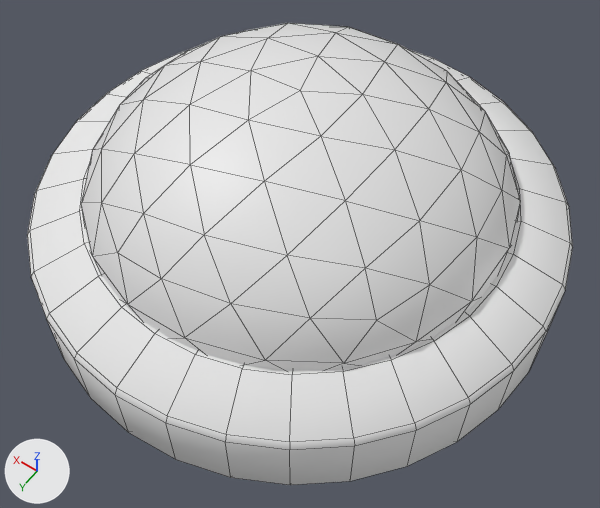
The Blender file Assets/Models/RoomObjects/Creep/creepbody_v2.blend: old version first, new version second.
One viewpoint serves both versions: a camera (50 mm lens) standing at (-0.603, 0.845, 1.313) and looking at (-0.063, 0.089, 0.124). Arrows for +X, +Y and +Z are at lower left; the lights stay in place. The picture after the commit comes second. Mesh edges are drawn as thin lines.

Objects in the first picture: 'dome', 'innertube'.
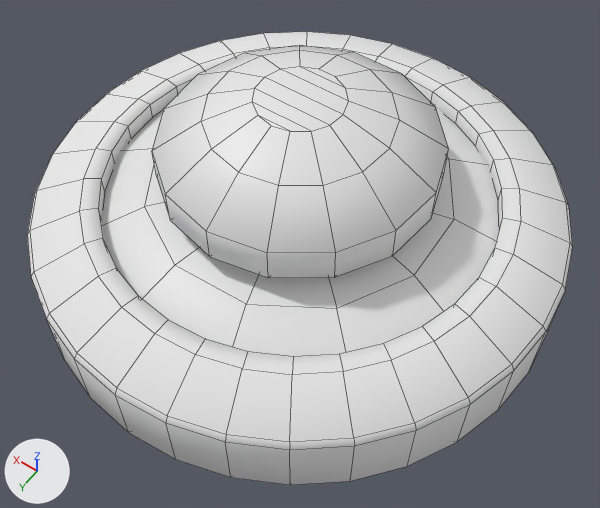
Changed parts and their boxes [x1, y1, x2, y2] in the pictures (600 x 508 px):
'dome', hidden
    before: [81, 23, 520, 370]
'energy', unchanged, uncovered by the edit
    after: [152, 45, 449, 278]
'badge', unchanged, uncovered by the edit
    after: [101, 104, 499, 356]

Patch to the scene script:
```diff
--- a/Assets/Models/RoomObjects/Creep/creepbody_v2.blend.py
+++ b/Assets/Models/RoomObjects/Creep/creepbody_v2.blend.py
@@ ob_dome @@
 ob_dome.rotation_euler = (1.571, 0.0, 0.0)  # degrees (90, 0, 0)
+ob_dome.hide_set(True)
```
